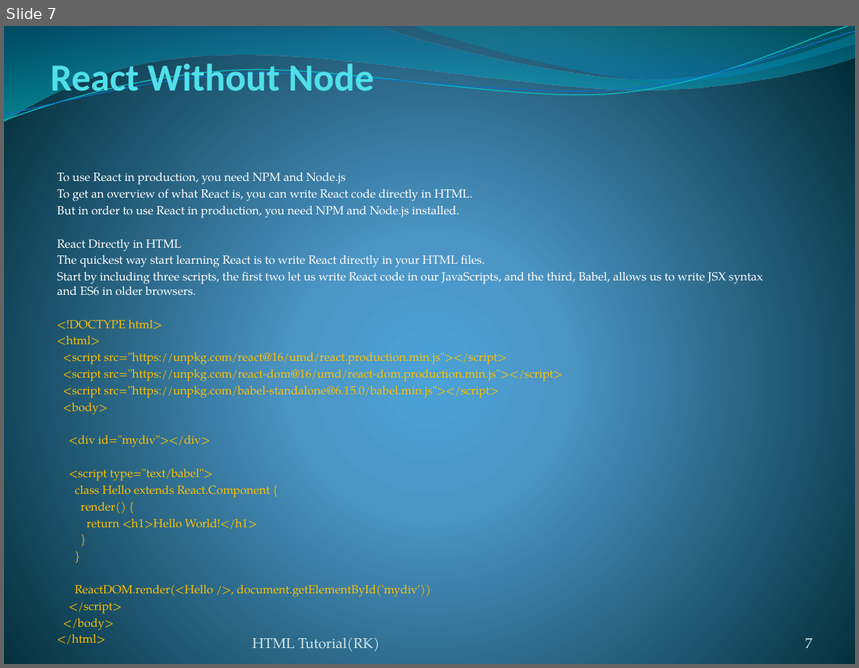
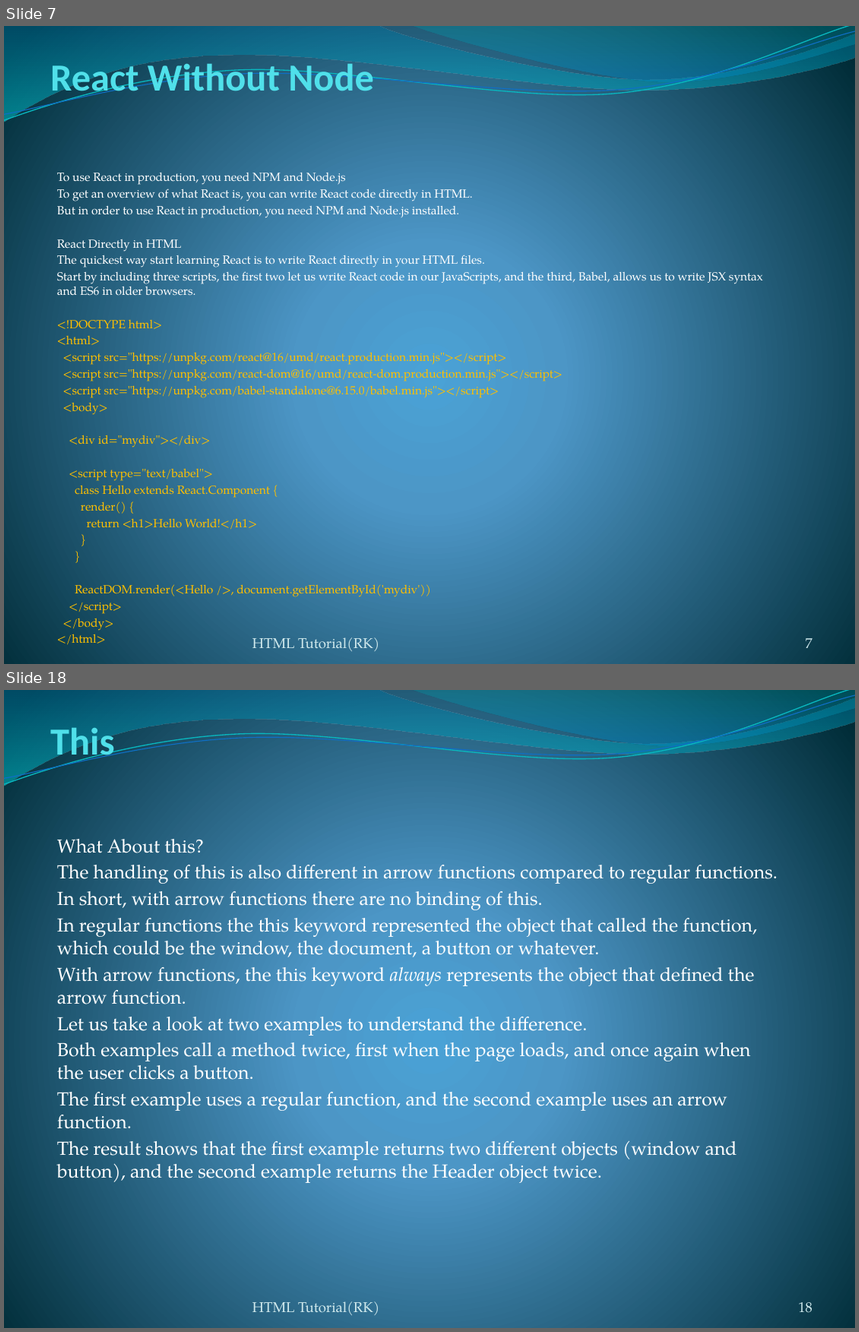
Before and after one commit to rakeshpriyad/tutorial-react-html-css-js-java, a slide deck: React.pptx. Shown one above the other, each under a label of ours: slide 7 before the commit, slides 7 and 18 after it; the slides between them are not shown. The pictures are 859x668 and 859x1332 pixels, drawn with LibreOffice and Linux fonts; fonts in the diff are those of the drawing. Boxes give left, top, right and bottom in pixels: in the first picture for what was removed or moved away, otherwise in the second. Text is boxed around its words. In the diff, an @@ line names an element or a change of style, - is before the commit and + after.

```diff
--- a/React.pptx
+++ b/React.pptx
@@ slide 18 added at [4,690,855,1328], background gradient #4AA0D6 to #4C98C7 to #002C38; not listed: 4 template elements that a slide beside it also shows @@
@@ title added at [50,728,114,763], 32.4 pt, text #51E0EA, bold @@
+This
@@ subtitle added at [57,839,778,1183], 16 pt, text #FFFFFF @@
+What About this?
+The handling of this is also different in arrow functions compared to regular functions.
+In short, with arrow functions there are no binding of this.
+In regular functions the this keyword represented the object that called the function, which could be the window, the document, a button or whatever.
+With arrow functions, the this keyword always represents the object that defined the arrow function.
+Let us take a look at two examples to understand the difference.
+Both examples call a method twice, first when the page loads, and once again when the user clicks a button.
+The first example uses a regular function, and the second example uses an arrow function.
+The result shows that the first example returns two different objects (window and button), and the second example returns the Header object twice.
@@ text added at [253,1302,379,1315], 12 pt, text #D1EAEE @@
+HTML Tutorial(RK)
@@ page number added at [798,1303,813,1313], 12 pt, text #D1EAEE @@
+18
```
Also in this commit, not shown: 87 other slides added, 1 other file.
